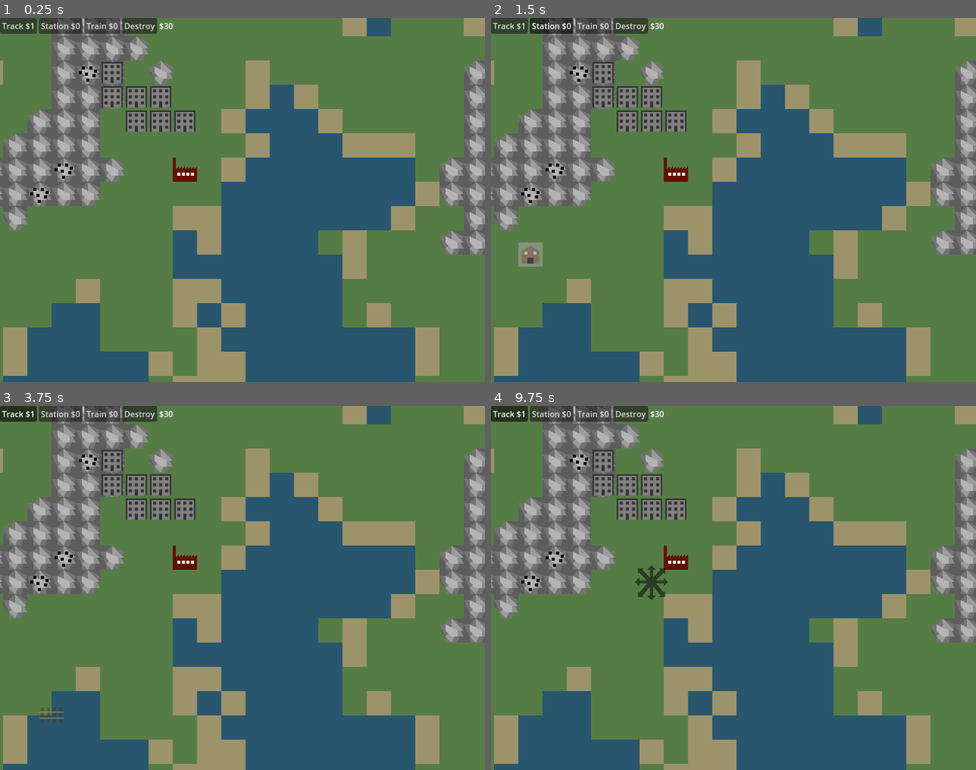
Above: before the commit, frames 1-4 (two rows, left to right).
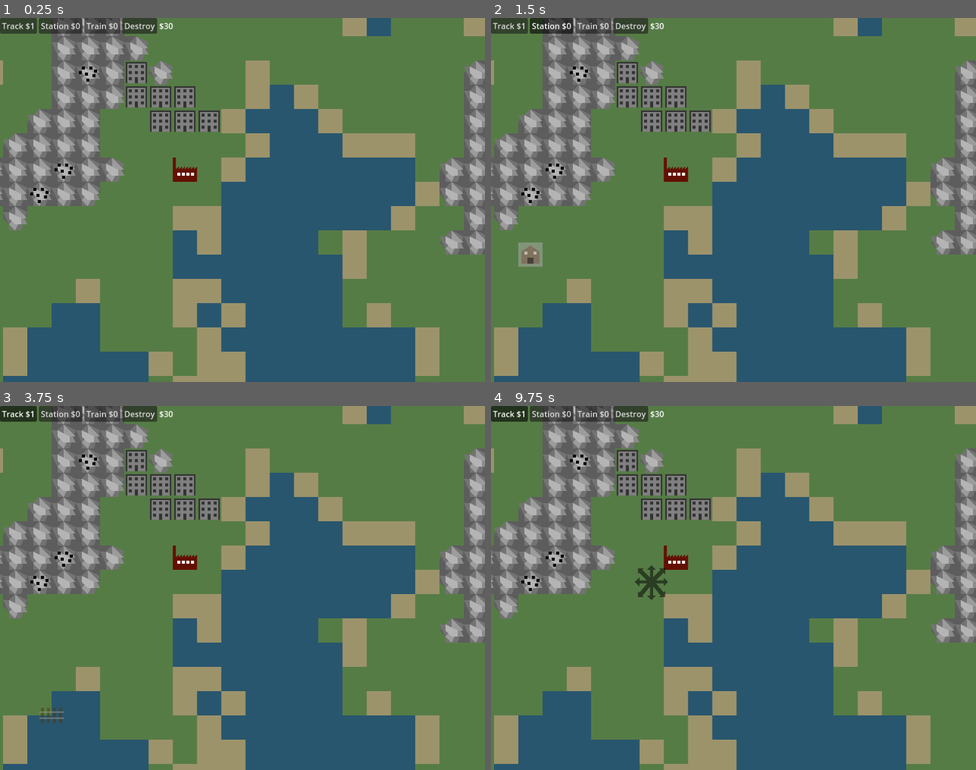
Above: after the commit, the same moments.

Repository: Godsmith/trainfinity3
Game: Godot game, scene res://scenes/overground.tscn
The game is run twice, just before and just after one commit, with the same random seed, the same clock (stepped at 60 frames per second) and the same inputs.
Inputs (mouse positions are in pixels of both pictures, inside the frame that each line leads up to):
- Up to frame 1 (0.25 s): no input
- Up to frame 2 (1.5 s): click "Track $1" at 0.5 s; click "Station $0" at 1.25 s
- Up to frame 3 (3.75 s): click "Train $0" at 2 s; click "Destroy" at 2.75 s; click "Track $1" at 3.5 s
- Up to frame 4 (9.75 s): click "Station $0" at 4.25 s; click "Train $0" at 5 s; click "Destroy" at 5.75 s; click "Track $1" at 6.5 s; click "Station $0" at 7.25 s; click "Train $0" at 8 s; click "Destroy" at 8.75 s; tap Enter at 9.5 s; move the mouse to (651, 580) at 9.52 s; tap 1 at 9.6 s; click (651, 580) at 9.67 s

The runs differ from the first frame. In frame 1, 1.4% of the frame differs, in the area x 20-46%, y 12-32%; in frame 2, 1.4%; in frame 3, 1.4%; in frame 4, 1.4%.

Commit message:
Fix: city graphics were offset one tile to the left

Diff:
--- a/scenes/city.tscn
+++ b/scenes/city.tscn
@@ -7,56 +7,56 @@
 script = ExtResource("1_bih7l")
 
 [node name="Frame" type="Polygon2D" parent="."]
-position = Vector2(-21, 7)
+position = Vector2(-5, 7)
 color = Color(0.197937, 0.197937, 0.197937, 1)
 polygon = PackedVector2Array(-2, 0, 3.16998, 0, 12, 0, 12, -14, -2, -14)
 
 [node name="Wall" type="Polygon2D" parent="."]
-position = Vector2(-18, -4)
+position = Vector2(-2, -4)
 color = Color(0.505344, 0.505344, 0.505344, 1)
 polygon = PackedVector2Array(-4, -2, -4, 11, 8, 11, 8, -2)
 
 [node name="Window1" type="Polygon2D" parent="."]
-position = Vector2(-19, -2)
+position = Vector2(-3, -2)
 color = Color(0.197937, 0.197937, 0.197937, 1)
 polygon = PackedVector2Array(-2, -1, 0, -1, 0, -3, -2, -3)
 
 [node name="Window2" type="Polygon2D" parent="."]
-position = Vector2(-15, -2)
+position = Vector2(1, -2)
 color = Color(0.197937, 0.197937, 0.197937, 1)
 polygon = PackedVector2Array(-2, -1, 0, -1, 0, -3, -2, -3)
 
 [node name="Window3" type="Polygon2D" parent="."]
-position = Vector2(-11, -2)
+position = Vector2(5, -2)
 color = Color(0.197937, 0.197937, 0.197937, 1)
 polygon = PackedVector2Array(-2, -1, 0, -1, 0, -3, -2, -3)
 
 [node name="Window4" type="Polygon2D" parent="."]
-position = Vector2(-19, 2)
+position = Vector2(-3, 2)
 color = Color(0.197937, 0.197937, 0.197937, 1)
 polygon = PackedVector2Array(-2, -1, 0, -1, 0, -3, -2, -3)
 
 [node name="Window5" type="Polygon2D" parent="."]
-position = Vector2(-15, 2)
+position = Vector2(1, 2)
 color = Color(0.197937, 0.197937, 0.197937, 1)
 polygon = PackedVector2Array(-2, -1, 0, -1, 0, -3, -2, -3)
 
 [node name="Window6" type="Polygon2D" parent="."]
-position = Vector2(-11, 2)
+position = Vector2(5, 2)
 color = Color(0.197937, 0.197937, 0.197937, 1)
 polygon = PackedVector2Array(-2, -1, 0, -1, 0, -3, -2, -3)
 
 [node name="Window7" type="Polygon2D" parent="."]
-position = Vector2(-19, 6)
+position = Vector2(-3, 6)
 color = Color(0.197937, 0.197937, 0.197937, 1)
 polygon = PackedVector2Array(-2, -1, 0, -1, 0, -3, -2, -3)
 
 [node name="Window8" type="Polygon2D" parent="."]
-position = Vector2(-11, 6)
+position = Vector2(5, 6)
 color = Color(0.197937, 0.197937, 0.197937, 1)
 polygon = PackedVector2Array(-2, -1, 0, -1, 0, -3, -2, -3)
 
 [node name="Door" type="Polygon2D" parent="."]
-position = Vector2(-15, 8)
+position = Vector2(1, 8)
 color = Color(0.197937, 0.197937, 0.197937, 1)
 polygon = PackedVector2Array(-2, -1, 0, -1, 0, -5, -2, -5)
Not shown, changed: README.md
